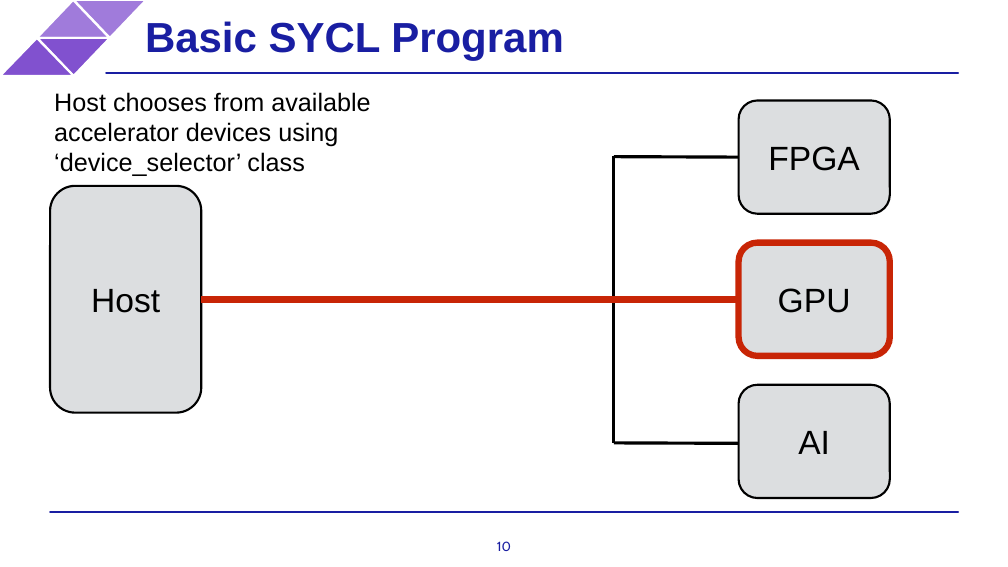
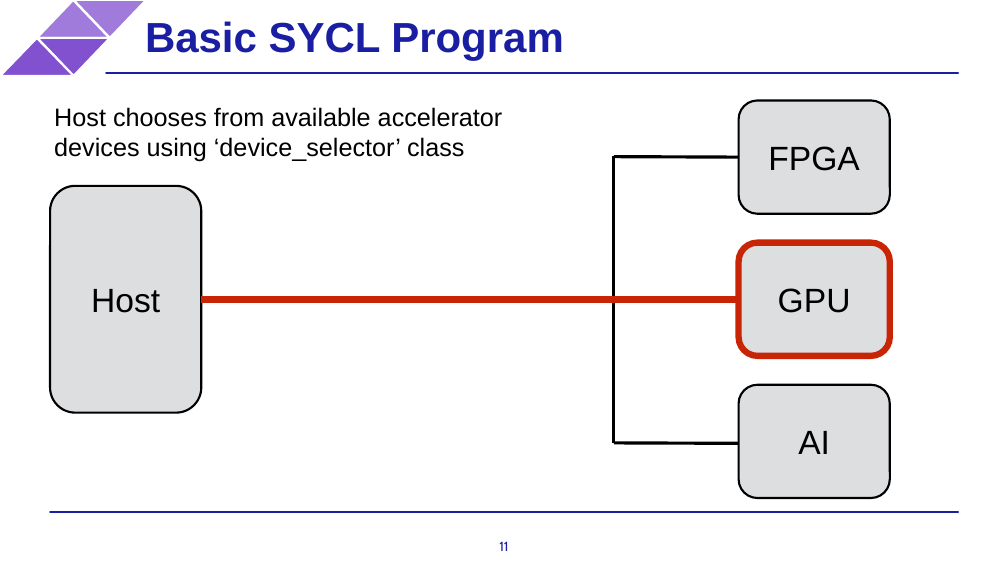
Before and after one commit to BenjaminMFindley/Reconfig-2-SYCL-DPCPP, a slide deck: slide 11 of Slides/SYCL intro.pptx (slide 10 before the commit). Drawn at 1008x567 pixels with LibreOffice and Linux fonts; fonts in the diff are those of the drawing; background and template pictures are left out. Boxes give left, top, right and bottom in pixels: in the first picture for what was removed or moved away, otherwise in the second. Text is boxed around its words. In the diff, an @@ line names an element or a change of style, - is before the commit and + after.

```diff
--- a/Slides/SYCL intro.pptx
+++ b/Slides/SYCL intro.pptx
@@ text at (54, 107, 503, 162): text changed @@
-Host chooses from available
-accelerator devices using
-‘device_selector’ class
+Host chooses from available accelerator devices using ‘device_selector’ class
@@ page number at (499, 541, 508, 551): text changed @@
-10
+11
```
Also in this commit, not shown: 4 other slides changed, 1 slide added, 1 slide removed.
